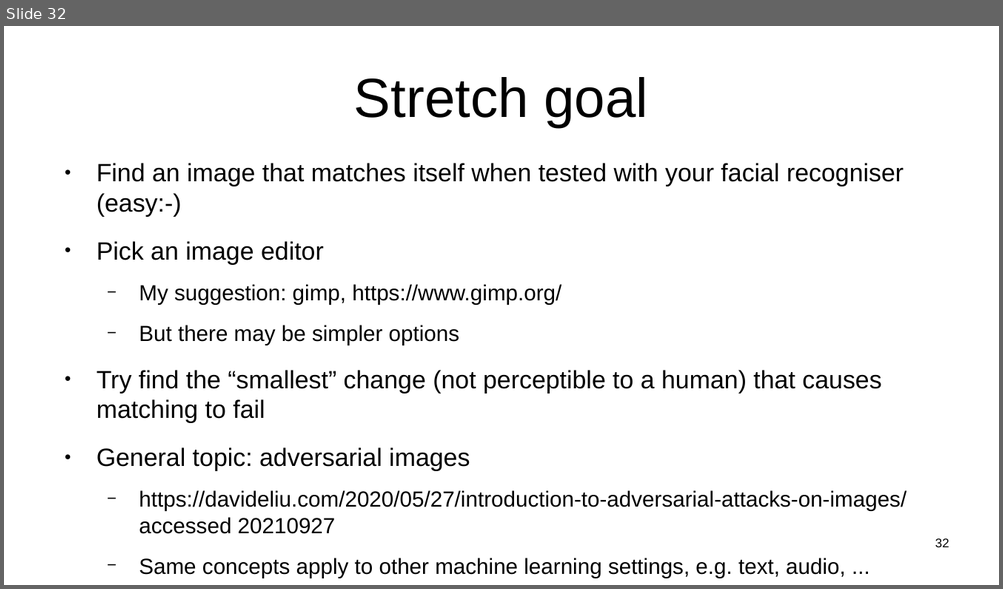
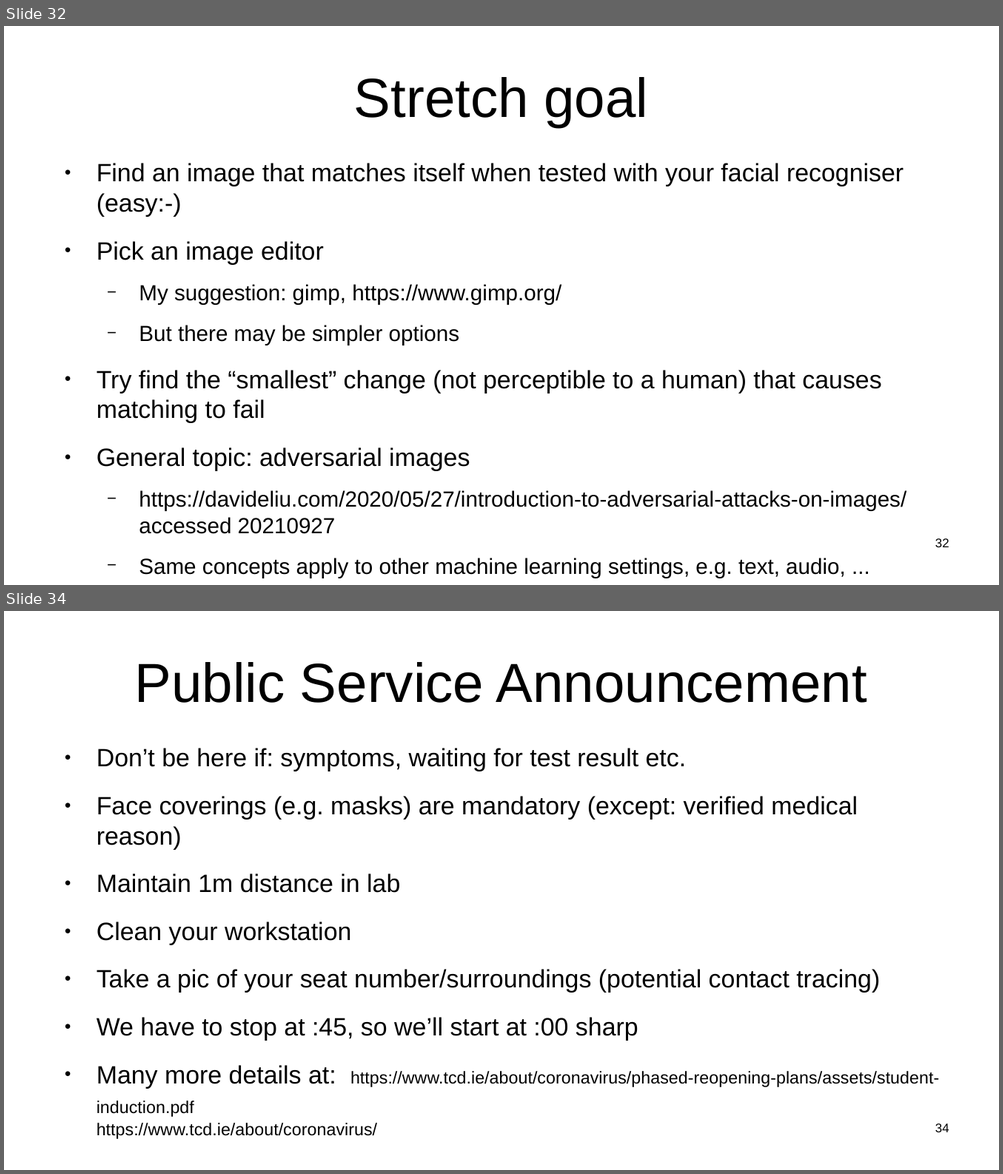
Before and after one commit to sftcd/witidtm, a slide deck: lectures/2021-2022/labs.odp. Shown one above the other, each under a label of ours: slide 32 before the commit, slides 32 and 34 after it; the slides between them are not shown. The pictures are 1003x589 and 1003x1174 pixels, drawn with LibreOffice and Linux fonts; fonts in the diff are those of the drawing. Boxes give left, top, right and bottom in pixels: in the first picture for what was removed or moved away, otherwise in the second. Text is boxed around its words. In the diff, an @@ line names an element or a change of style, - is before the commit and + after.

```diff
--- a/lectures/2021-2022/labs.odp
+++ b/lectures/2021-2022/labs.odp
@@ slide 34 added at [4, 611, 999, 1170], background #FFFFFF @@
@@ title added at [135, 662, 867, 703], 44 pt, text #000000 @@
+Public Service Announcement
@@ text added at [96, 748, 939, 1139], 20 pt, text #000000 @@
+● Don’t be here if: symptoms, waiting for test result etc.
+● Face coverings (e.g. masks) are mandatory (except: verified medical reason)
+● Maintain 1m distance in lab
+● Clean your workstation
+● Take a pic of your seat number/surroundings (potential contact tracing)
+● We have to stop at :45, so we’ll start at :00 sharp
+● Many more details at: https://www.tcd.ie/about/coronavirus/phased-reopening-plans/assets/student-induction.pdf
+  https://www.tcd.ie/about/coronavirus/
@@ page number added at [935, 1124, 949, 1133], 10 pt, text #000000 @@
+34
```
Also in this commit, not shown: 10 other slides added, 3 other files.
